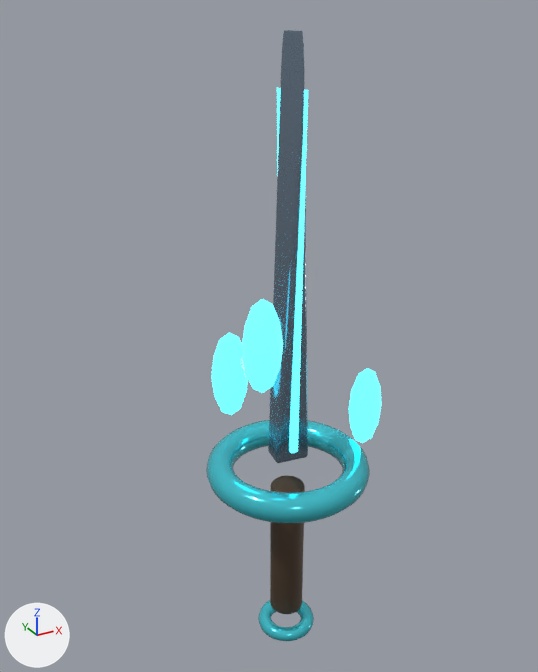
Two versions of the glTF model public/models/gear/dagger_v6.glb, one commit apart.
Camera for both pictures: a 50 mm camera at (-2.03, -3.45, 2.63) aimed at (-0.06, 0.15, 0.83). The axes (+X, +Y, +Z) are drawn at lower left. The lights are the same throughout. The picture after the commit comes second. Where no turn or scale is listed for an object, it has been applied to the vertices. Vertices at exactly the same position are counted once.

The scene before the commit, as lines of its bpy script (objects in view):
```python
ob_grip_secondary = bpy.data.objects.new('GRIP_SECONDARY', me_cylinder_017)
ob_grip_secondary.location = (0.0, 0.0, -0.6)
ob_helix_shard_emissive = bpy.data.objects.new('HELIX_SHARD_EMISSIVE', me_icosphere_016)
ob_helix_shard_emissive.location = (0.58, 0.0, 0.248)
ob_helix_shard_emissive_001 = bpy.data.objects.new('HELIX_SHARD_EMISSIVE.001', me_icosphere_017)
ob_helix_shard_emissive_001.location = (-0.29, 0.208, 0.598)
ob_helix_shard_emissive_002 = bpy.data.objects.new('HELIX_SHARD_EMISSIVE.002', me_icosphere_018)
ob_helix_shard_emissive_002.location = (-0.29, -0.208, 0.948)
ob_pommel_accent = bpy.data.objects.new('POMMEL_ACCENT', me_torus_052)
ob_pommel_accent.location = (0.0, 0.0, -1.195)
ob_stiletto_guard_accent = bpy.data.objects.new('STILETTO_GUARD_ACCENT', me_torus_051)
ob_stiletto_guard_accent.location = (0.0, 0.0, 0.0)
ob_stiletto_needle_primary = bpy.data.objects.new('STILETTO_NEEDLE_PRIMARY', me_stiletto_needle_001)
ob_stiletto_needle_primary.location = (0.0, 0.0, 0.0)
ob_stiletto_ridge_emissive = bpy.data.objects.new('STILETTO_RIDGE_EMISSIVE', me_stiletto_ridge_001)
ob_stiletto_ridge_emissive.location = (0.0, 0.0, 0.0)
```
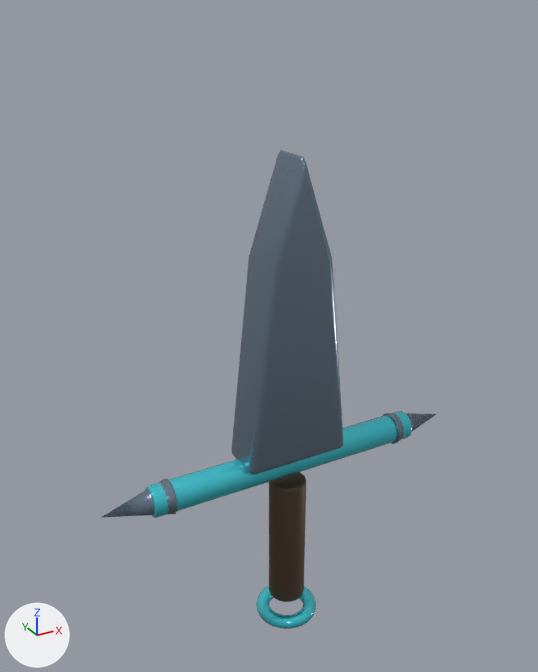
What changed in the scene script:
```text
Change me_cylinder_017:
    remove me_cylinder_017.from_pydata(...)  # 224 vertices, 444 faces; spans x -0.11..0.11, y -0.11..0.11, z -0.559..0.439
    add me_cylinder_017.from_pydata(...)  # 224 vertices, 444 faces; spans x -0.12..0.12, y -0.12..0.12, z -0.46..0.46
    me_cylinder_017 part 1: 224 of 224 vertices moved; they spanned x -0.11..0.11, y -0.11..0.11, z -0.559..0.439 and now span x -0.12..0.12, y -0.12..0.12, z -0.46..0.46; mean shift (0.0, 0.0, 0.06)
Change me_torus_052:
    remove me_torus_052.from_pydata(...)  # 576 vertices, 1152 faces; spans x -0.193..0.193, y -0.193..0.193, z -0.137..-0.042
    add me_torus_052.from_pydata(...)  # 576 vertices, 1152 faces; spans x -0.207..0.207, y -0.207..0.207, z -0.045..0.045
    me_torus_052 part 2: 576 of 576 vertices moved; they spanned x -0.193..0.193, y -0.193..0.193, z -0.137..-0.042 and now span x -0.207..0.207, y -0.207..0.207, z -0.045..0.045; mean shift (0.0, 0.0, 0.09)
Remove ob_stiletto_needle_primary:
    ob_stiletto_needle_primary = bpy.data.objects.new('STILETTO_NEEDLE_PRIMARY', me_stiletto_needle_001)
Remove ob_stiletto_ridge_emissive:
    ob_stiletto_ridge_emissive = bpy.data.objects.new('STILETTO_RIDGE_EMISSIVE', me_stiletto_ridge_001)
Remove ob_stiletto_guard_accent:
    ob_stiletto_guard_accent = bpy.data.objects.new('STILETTO_GUARD_ACCENT', me_torus_051)
Change ob_grip_secondary:
    ob_grip_secondary.location: (0.0, 0.0, -0.6) -> (0.0, 0.0, -0.58)
Change ob_pommel_accent:
    ob_pommel_accent.location: (0.0, 0.0, -1.195) -> (0.0, 0.0, -1.16)
Remove ob_helix_shard_emissive:
    ob_helix_shard_emissive = bpy.data.objects.new('HELIX_SHARD_EMISSIVE', me_icosphere_016)
Remove ob_helix_shard_emissive_001:
    ob_helix_shard_emissive_001 = bpy.data.objects.new('HELIX_SHARD_EMISSIVE.001', me_icosphere_017)
Remove ob_helix_shard_emissive_002:
    ob_helix_shard_emissive_002 = bpy.data.objects.new('HELIX_SHARD_EMISSIVE.002', me_icosphere_018)
Add ob_push_dagger_guard_tip_primary_001:
    ob_push_dagger_guard_tip_primary_001 = bpy.data.objects.new('PUSH_DAGGER_GUARD_TIP_PRIMARY.001', me_cone_003)  # 65 vertices, 126 faces; spans x -0.21..0.21, y -0.107..0.107, z -0.107..0.107; in mat_deep_primary (greyish blue #8497aa)
    ob_push_dagger_guard_tip_primary_001.location = (1.0, 0.0, 0.02)
Add ob_push_dagger_guard_tip_primary:
    ob_push_dagger_guard_tip_primary = bpy.data.objects.new('PUSH_DAGGER_GUARD_TIP_PRIMARY', me_cone_002)  # 65 vertices, 126 faces; spans x -0.21..0.21, y -0.107..0.107, z -0.107..0.107; in mat_deep_primary (greyish blue #8497aa)
    ob_push_dagger_guard_tip_primary.location = (-1.0, 0.0, 0.02)
Add ob_push_dagger_quillon_accent:
    ob_push_dagger_quillon_accent = bpy.data.objects.new('PUSH_DAGGER_QUILLON_ACCENT', me_cylinder_016)  # 192 vertices, 380 faces; spans x -0.92..0.92, y -0.1..0.1, z -0.1..0.1; in mat_deep_accent (cyan #50ddeb)
    ob_push_dagger_quillon_accent.location = (0.0, 0.0, 0.02)
Add ob_push_dagger_blade_primary:
    ob_push_dagger_blade_primary = bpy.data.objects.new('PUSH_DAGGER_BLADE_PRIMARY', me_push_dagger_blade)  # 134 vertices, 264 faces; spans x -0.34..0.34, y -0.15..0.15, z 0.08..1.93; in mat_deep_primary (greyish blue #8497aa)
    ob_push_dagger_blade_primary.location = (0.0, 0.0, 0.0)
```

Boxes (x1, y1, x2, y2) around the edits, measured in the pictures (538 x 672 px):
'PUSH_DAGGER_BLADE_PRIMARY', added
    after: (231, 150, 344, 475)
'STILETTO_NEEDLE_PRIMARY', deleted
    before: (268, 30, 308, 463)
'STILETTO_GUARD_ACCENT', deleted (cyan)
    before: (206, 420, 370, 523)
'PUSH_DAGGER_QUILLON_ACCENT', added (cyan)
    after: (145, 411, 412, 518)
'GRIP_SECONDARY', reshaped, moved (6% shorter)
    before: (270, 475, 305, 614)
    after: (269, 472, 306, 602)
'HELIX_SHARD_EMISSIVE.002', deleted (cyan)
    before: (242, 299, 283, 393)
'STILETTO_RIDGE_EMISSIVE', deleted (cyan)
    before: (277, 87, 308, 453)
'HELIX_SHARD_EMISSIVE.001', deleted (cyan)
    before: (211, 333, 248, 415)
'POMMEL_ACCENT', reshaped, moved (7% wider)
    before: (258, 600, 314, 641)
    after: (256, 586, 316, 629)
'HELIX_SHARD_EMISSIVE', deleted (cyan)
    before: (349, 368, 382, 443)
'PUSH_DAGGER_GUARD_TIP_PRIMARY', added
    after: (102, 478, 178, 517)
'PUSH_DAGGER_GUARD_TIP_PRIMARY.001', added
    after: (382, 413, 436, 444)
